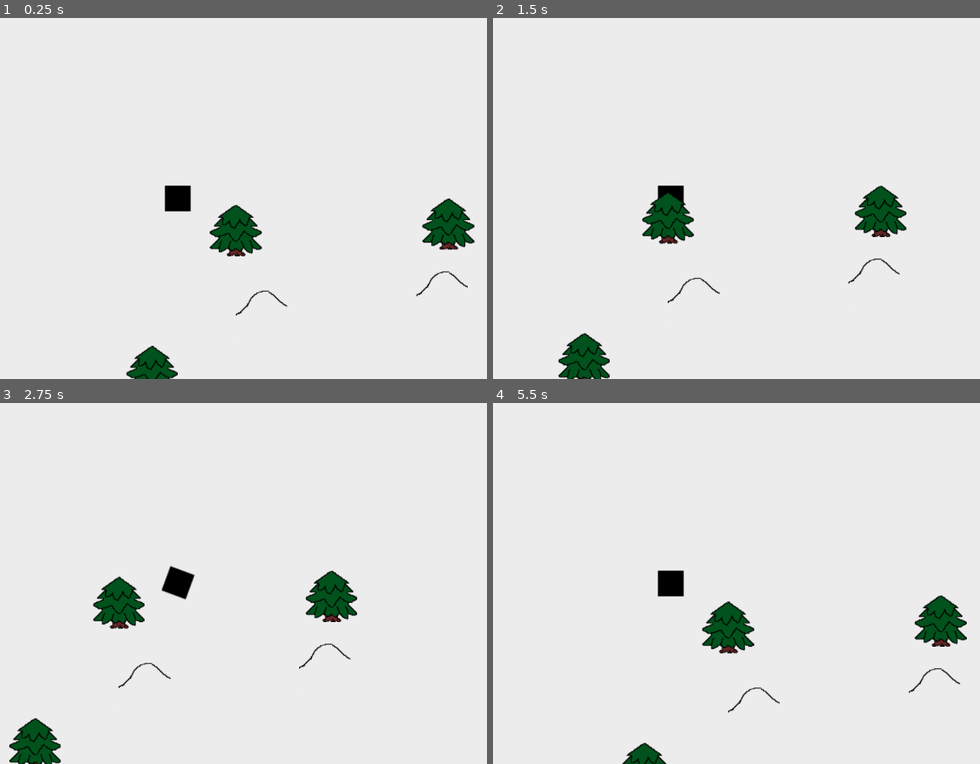
Above: before the commit, frames 1-4 (two rows, left to right).
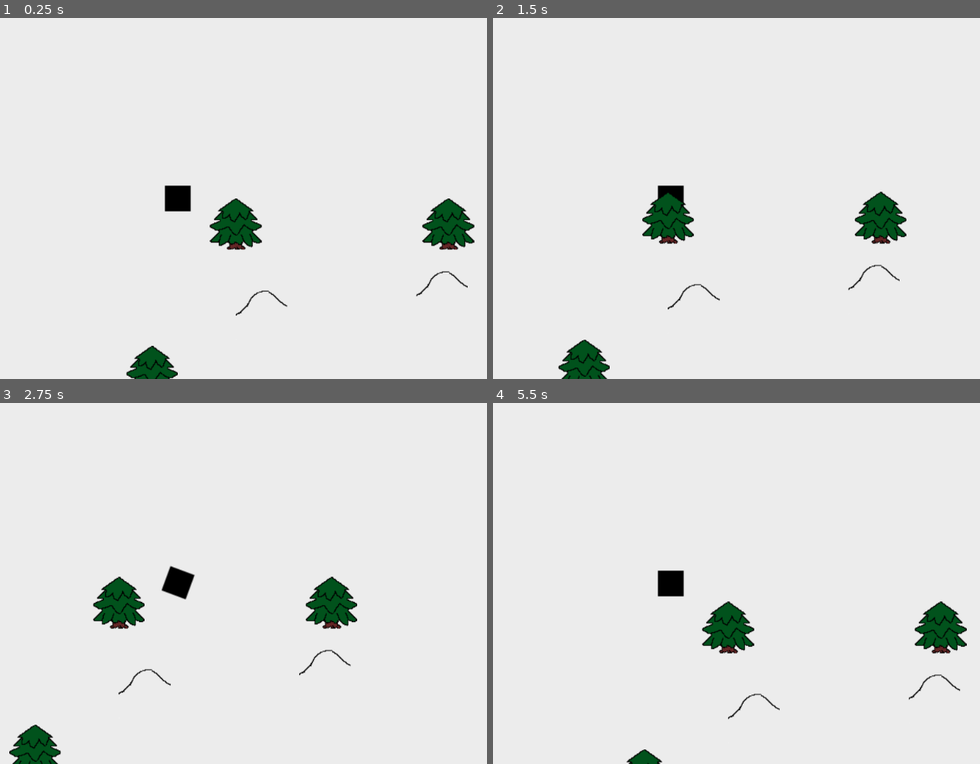
Above: after the commit, the same moments.

Repository: sjuttula/videoust_game
Game: Godot game, scene res://World.tscn
Same seed, same stepped clock (60 frames per second), same inputs: the game is played once before the commit and once after it.
Inputs:
- Up to frame 1 (0.25 s): no input
- Up to frame 2 (1.5 s): tap Enter at 0.5 s; hold Right (ui_right) 0.53-1.28 s; hold Space (ui_select) 0.53-1.28 s; hold Down (ui_down) from 1.28 s (still down); tap Space (ui_select) at 1.35 s
- Up to frame 3 (2.75 s): tap Space (ui_select) at 1.52, 1.82, 2 s; release Down (ui_down) at 2.03 s; hold Right (ui_right) from 2.03 s (still down); hold Space (ui_select) from 2.03 s (still down)
- Up to frame 4 (5.5 s): release Right (ui_right) at 2.78 s; release Space (ui_select) at 2.78 s; hold Up (ui_up) 2.78-3.53 s; tap Space (ui_select) at 2.85, 3.02, 3.32, 4.35, 4.52, 4.82 s; hold Space (ui_select) 3.53-4.28 s; hold Left (ui_left) 3.53-5.03 s; hold Down (ui_down) from 5.03 s (still down); hold Space (ui_select) from 5.03 s (still down)

The runs differ from the first frame. In frame 1, 0.8% of the frame differs, in the area x 43-54%, y 50-67%; in frame 2, 1.7%, in the area x 13-85%, y 46-100%; in frame 3, 1.7%; in frame 4, 1.4%.

Commit message:
1/10/2022

Diff:
--- /dev/null
+++ b/Area2D.gd
@@ -0,0 +1,2 @@
+extends Area2D
+# Declare member variables here.
--- a/Player/Player.gd
+++ b/Player/Player.gd
@@ -9,26 +9,46 @@
 onready var animationPlayer = $AnimationPlayer
 onready var animationTree = $AnimationTree
 onready	var animationState = animationTree.get("parameters/playback")
+signal talk
+var inside_pile = 0
+var in_conversation = 0
 
 # Called when the node enters the scene tree for the first time.
 # func _ready():
 
 # Called every frame. 'delta' is the elapsed time since the previous frame.
 func _physics_process(delta):
-	var input_vector = Vector2.ZERO
-	input_vector.x = Input.get_action_strength('ui_right') - Input.get_action_strength('ui_left')
-	input_vector.y = Input.get_action_strength('ui_down') - Input.get_action_strength('ui_up')
+	if in_conversation == 0:
+		var input_vector = Vector2.ZERO
+		input_vector.x = Input.get_action_strength('ui_right') - Input.get_action_strength('ui_left')
+		input_vector.y = Input.get_action_strength('ui_down') - Input.get_action_strength('ui_up')
 
-	# animations commented
-	if input_vector != Vector2.ZERO:
-		# animationTree.set("parameters/idle/blend_position", input_vector)
-		# animationState.travel('roll')
-		velocity = velocity.move_toward(input_vector/input_vector.length()*MAX_SPEED, ACCELERATION*delta)
-		animationTree.set("parameters/blend_position", input_vector.x)
-	else:
-		# animationState.travel('idle')
-		velocity = velocity.move_toward(Vector2.ZERO, FRICTION*delta)
-		animationTree.set("parameters/blend_position", 0)
+		# animations commented
+		if input_vector != Vector2.ZERO:
+			# animationTree.set("parameters/idle/blend_position", input_vector)
+			# animationState.travel('roll')
+			velocity = velocity.move_toward(input_vector/input_vector.length()*MAX_SPEED, ACCELERATION*delta)
+			animationTree.set("parameters/blend_position", input_vector.x)
+		else:
+			# animationState.travel('idle')
+			velocity = velocity.move_toward(Vector2.ZERO, FRICTION*delta)
+			animationTree.set("parameters/blend_position", 0)
 
-	velocity = move_and_slide(velocity)
-#	pass
+		velocity = move_and_slide(velocity)
+#		pass
+		if inside_pile == 1:
+			if Input.is_action_pressed("ui_select"):
+				inside_pile = 0
+				emit_signal("talk")
+
+func _on_Area2D_body_entered(body):
+	inside_pile = 1
+
+func _on_Area2D_body_exited(body):
+	inside_pile = 0
+
+func _on_Textbox_conversation_start():
+	in_conversation = 1
+
+func _on_Textbox_conversation_end():
+	in_conversation = 0
--- /dev/null
+++ b/Textbox.gd
@@ -0,0 +1,67 @@
+extends CanvasLayer
+
+const CHAR_READ_RATE = 0.1
+
+onready var textbox_container = $TextboxContainer
+onready var label = $TextboxContainer/MarginContainer/HBoxContainer/Label
+
+enum State {READY, READING, FINISHED}
+var current_state = State.READY
+signal conversation_start
+signal conversation_end
+
+var textbox = []
+
+func _ready():
+	hide_textbox()
+
+func _process(delta):
+		match current_state:
+			State.READY:
+				if !textbox.empty():
+					emit_signal("conversation_start")
+					display_text()
+				else:
+					emit_signal("conversation_end")
+			State.READING:
+				pass
+			State.FINISHED:
+				if Input.is_action_just_pressed('ui_select'):
+					change_state(State.READY)
+					if textbox.empty():
+						hide_textbox()
+
+func hide_textbox():
+	label.text = ""
+	textbox_container.hide()
+
+func show_textbox():
+	textbox_container.show()
+
+func display_text():
+	var next_text = textbox.pop_front()
+	label.text = next_text
+	label.percent_visible = 0.0
+	change_state(State.READING)
+	$Tween.interpolate_property(label, "percent_visible", 0.0, 1.0, len(next_text)*CHAR_READ_RATE, Tween.TRANS_LINEAR)
+	$Tween.start()
+	show_textbox()
+
+func _on_Tween_tween_all_completed():
+	change_state(State.FINISHED)
+
+func change_state(next_state):
+	current_state = next_state
+	match current_state:
+		State.READY:
+			pass
+		State.READING:
+			pass
+		State.FINISHED:
+			if Input.is_action_just_pressed('ui_select'):
+				change_state(State.READY)
+				if textbox.empty():
+					hide_textbox()
+
+func _on_Player_talk():
+	textbox = ["Tämä on lumikasa.", "No niin ilmeisesti on!"]
--- a/World.tscn
+++ b/World.tscn
@@ -9,11 +9,24 @@
 [ext_resource path="res://Placeholder/snow_pile_transparent.png" type="Texture" id=7]
 [ext_resource path="res://Placeholder/cube_white_greyer.png" type="Texture" id=8]
 [ext_resource path="res://Placeholder/hieno_puu_background.png" type="Texture" id=9]
-
-[sub_resource type="ConvexPolygonShape2D" id=1]
+[ext_resource path="res://Textbox.gd" type="Script" id=10]
+
+[sub_resource type="StyleBoxFlat" id=1]
+bg_color = Color( 1, 1, 1, 1 )
+draw_center = false
+border_width_left = 10
+border_width_top = 10
+border_width_right = 10
+border_width_bottom = 10
+border_color = Color( 1, 1, 1, 1 )
+
+[sub_resource type="StyleBoxFlat" id=14]
+bg_color = Color( 0, 0, 0, 1 )
+
+[sub_resource type="ConvexPolygonShape2D" id=2]
 points = PoolVector2Array( 64, 64, 0.187557, 64, 0.187557, 0.000629425, 64, 0.000629425 )
 
-[sub_resource type="TileSet" id=2]
+[sub_resource type="TileSet" id=3]
 0/name = "cube_black.png 0"
 0/texture = ExtResource( 2 )
 0/tex_offset = Vector2( 0, 0 )
@@ -130,33 +143,88 @@
 "values": [ 0, 1, 2, 3, 4, 5, 6, 7, 8 ]
 }
 
-[sub_resource type="AnimationNodeAnimation" id=7]
+[sub_resource type="AnimationNodeAnimation" id=8]
 animation = "roll_left"
 
-[sub_resource type="AnimationNodeAnimation" id=8]
+[sub_resource type="AnimationNodeAnimation" id=9]
 animation = "roll_right"
 
-[sub_resource type="AnimationNodeAnimation" id=9]
+[sub_resource type="AnimationNodeAnimation" id=10]
 animation = "idle"
 
-[sub_resource type="AnimationNodeBlendSpace1D" id=10]
-blend_point_0/node = SubResource( 7 )
+[sub_resource type="AnimationNodeBlendSpace1D" id=11]
+blend_point_0/node = SubResource( 8 )
 blend_point_0/pos = -1.0
-blend_point_1/node = SubResource( 8 )
+blend_point_1/node = SubResource( 9 )
 blend_point_1/pos = 1.0
-blend_point_2/node = SubResource( 9 )
+blend_point_2/node = SubResource( 10 )
 blend_point_2/pos = 0.0
 
-[sub_resource type="CapsuleShape2D" id=11]
+[sub_resource type="CapsuleShape2D" id=12]
 radius = 8.0
 height = 32.0
 
+[sub_resource type="CapsuleShape2D" id=13]
+radius = 32.0
+height = 0.0
+
 [node name="World" type="YSort"]
 position = Vector2( -1, -1 )
 
+[node name="Textbox" type="CanvasLayer" parent="."]
+script = ExtResource( 10 )
+
+[node name="TextboxContainer" type="MarginContainer" parent="Textbox"]
+anchor_top = 1.0
+anchor_right = 1.0
+anchor_bottom = 1.0
+margin_left = 16.0
+margin_top = -168.0
+margin_right = -16.0
+margin_bottom = -8.0
+__meta__ = {
+"_edit_use_anchors_": false
+}
+
+[node name="Panel" type="Panel" parent="Textbox/TextboxContainer"]
+margin_right = 992.0
+margin_bottom = 160.0
+custom_styles/panel = SubResource( 1 )
+
+[node name="MarginContainer" type="MarginContainer" parent="Textbox/TextboxContainer"]
+margin_right = 992.0
+margin_bottom = 160.0
+custom_constants/margin_right = 8
+custom_constants/margin_top = 8
+custom_constants/margin_left = 8
+custom_constants/margin_bottom = 8
+
+[node name="Panel" type="Panel" parent="Textbox/TextboxContainer/MarginContainer"]
+margin_left = 8.0
+margin_top = 8.0
+margin_right = 984.0
+margin_bottom = 152.0
+custom_styles/panel = SubResource( 14 )
+
+[node name="HBoxContainer" type="HBoxContainer" parent="Textbox/TextboxContainer/MarginContainer"]
+margin_left = 8.0
+margin_top = 8.0
+margin_right = 984.0
+margin_bottom = 152.0
+
+[node name="Label" type="Label" parent="Textbox/TextboxContainer/MarginContainer/HBoxContainer"]
+margin_left = 466.0
+margin_top = 65.0
+margin_right = 510.0
+margin_bottom = 79.0
+size_flags_horizontal = 6
+text = "kusi :D"
+
+[node name="Tween" type="Tween" parent="Textbox"]
+
 [node name="TileMap" type="TileMap" parent="."]
 z_index = -1
-tile_set = SubResource( 2 )
+tile_set = SubResource( 3 )
 show_collision = true
 format = 1
 tile_data = PoolIntArray( -1114132, 3, 0, -1114131, 3, 0, -1114130, 3, 0, -1114129, 3, 0, -1114128, 3, 0, -1114127, 3,  …(21155 unchanged characters)…
@@ -171,33 +239,21 @@
 frame = 8
 
 [node name="Player" type="CollisionShape2D" parent="Player"]
-shape = SubResource( 3 )
+shape = SubResource( 4 )
 
 [node name="camera_follow" type="Camera2D" parent="Player/Player"]
 script = ExtResource( 3 )
 
 [node name="AnimationPlayer" type="AnimationPlayer" parent="Player"]
-anims/idle = SubResource( 4 )
-anims/roll_left = SubResource( 5 )
-anims/roll_right = SubResource( 6 )
+anims/idle = SubResource( 5 )
+anims/roll_left = SubResource( 6 )
+anims/roll_right = SubResource( 7 )
 
 [node name="AnimationTree" type="AnimationTree" parent="Player"]
-tree_root = SubResource( 10 )
+tree_root = SubResource( 11 )
 anim_player = NodePath("../AnimationPlayer")
 active = true
 parameters/blend_position = 0.0
-
-[node name="hieno_puu" type="StaticBody2D" parent="."]
-position = Vector2( 193, 65 )
-
-[node name="hieno_puu" type="Sprite" parent="hieno_puu"]
-position = Vector2( 0, 8 )
-texture = ExtResource( 4 )
-
-[node name="hieno_puu_collision" type="CollisionShape2D" parent="hieno_puu"]
-position = Vector2( 0, 8 )
-rotation = 1.5708
-shape = SubResource( 11 )
 
 [node name="hieno_puu2" type="StaticBody2D" parent="."]
 position = Vector2( 193, 65 )
@@ -222,16 +278,41 @@
 [node name="hieno_puu_collision" type="CollisionShape2D" parent="hieno_puu3"]
 position = Vector2( -104, 184 )
 rotation = 1.5708
-shape = SubResource( 11 )
-
-[node name="snow_pile_transparent" type="Sprite" parent="."]
-position = Vector2( 225, 177 )
+shape = SubResource( 12 )
+
+[node name="hieno_puu" type="StaticBody2D" parent="."]
+position = Vector2( 193, 65 )
+
+[node name="hieno_puu" type="Sprite" parent="hieno_puu"]
+texture = ExtResource( 4 )
+
+[node name="hieno_puu_collision" type="CollisionShape2D" parent="hieno_puu"]
+position = Vector2( 0, 1.52588e-05 )
+rotation = 1.5708
+shape = SubResource( 12 )
+
+[node name="Area2D" type="Area2D" parent="."]
+position = Vector2( 193, 65 )
+
+[node name="snow_pile_transparent" type="Sprite" parent="Area2D"]
+position = Vector2( 32, 112 )
 texture = ExtResource( 7 )
 
+[node name="CollisionShape2D" type="CollisionShape2D" parent="Area2D"]
+position = Vector2( 32, 104 )
+shape = SubResource( 13 )
+
 [node name="snow_pile_transparent2" type="Sprite" parent="."]
-position = Vector2( 337, 305 )
+position = Vector2( 329, 305 )
 texture = ExtResource( 7 )
 
 [node name="snow_pile_transparent3" type="Sprite" parent="."]
 position = Vector2( 449, 153 )
 texture = ExtResource( 7 )
+
+[connection signal="conversation_end" from="Textbox" to="Player" method="_on_Textbox_conversation_end"]
+[connection signal="conversation_start" from="Textbox" to="Player" method="_on_Textbox_conversation_start"]
+[connection signal="tween_all_completed" from="Textbox/Tween" to="Textbox" method="_on_Tween_tween_all_completed"]
+[connection signal="talk" from="Player" to="Textbox" method="_on_Player_talk"]
+[connection signal="body_entered" from="Area2D" to="Player" method="_on_Area2D_body_entered"]
+[connection signal="body_exited" from="Area2D" to="Player" method="_on_Area2D_body_exited"]
Not shown: 5 places in World.tscn that only renumber resources
